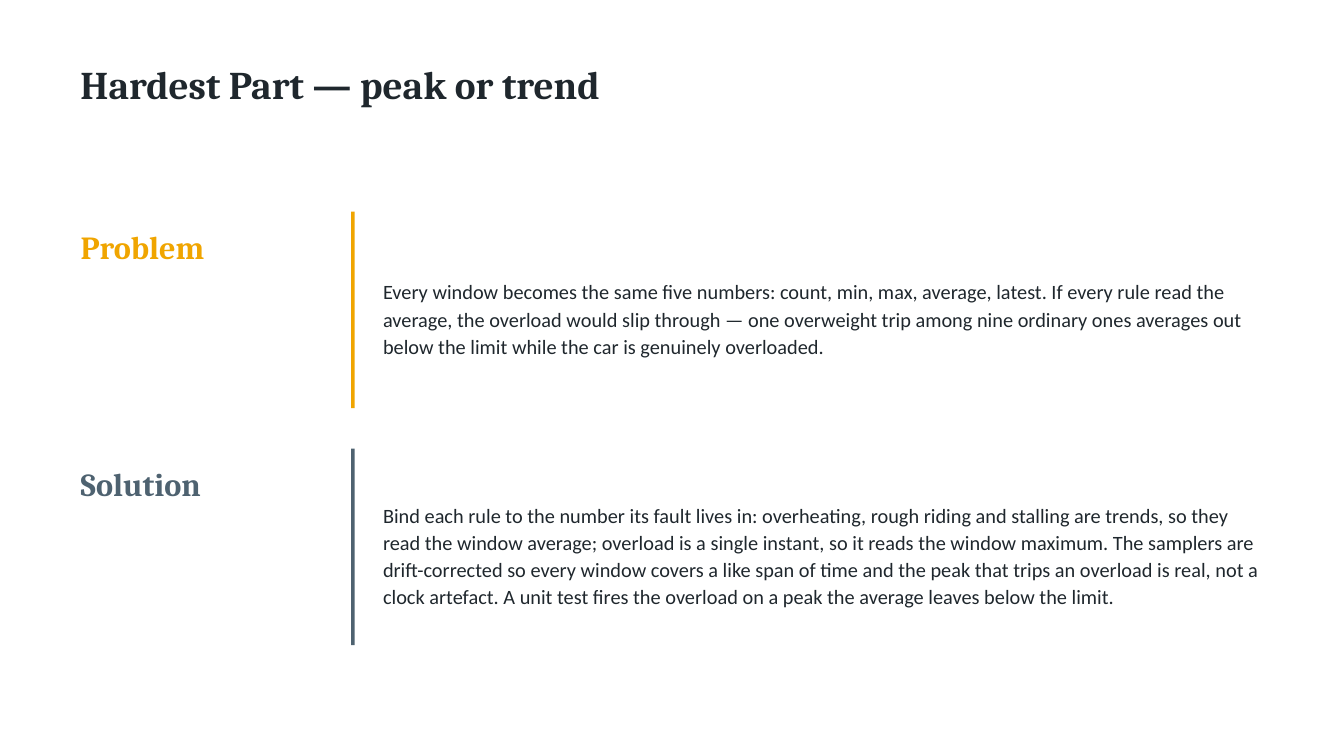
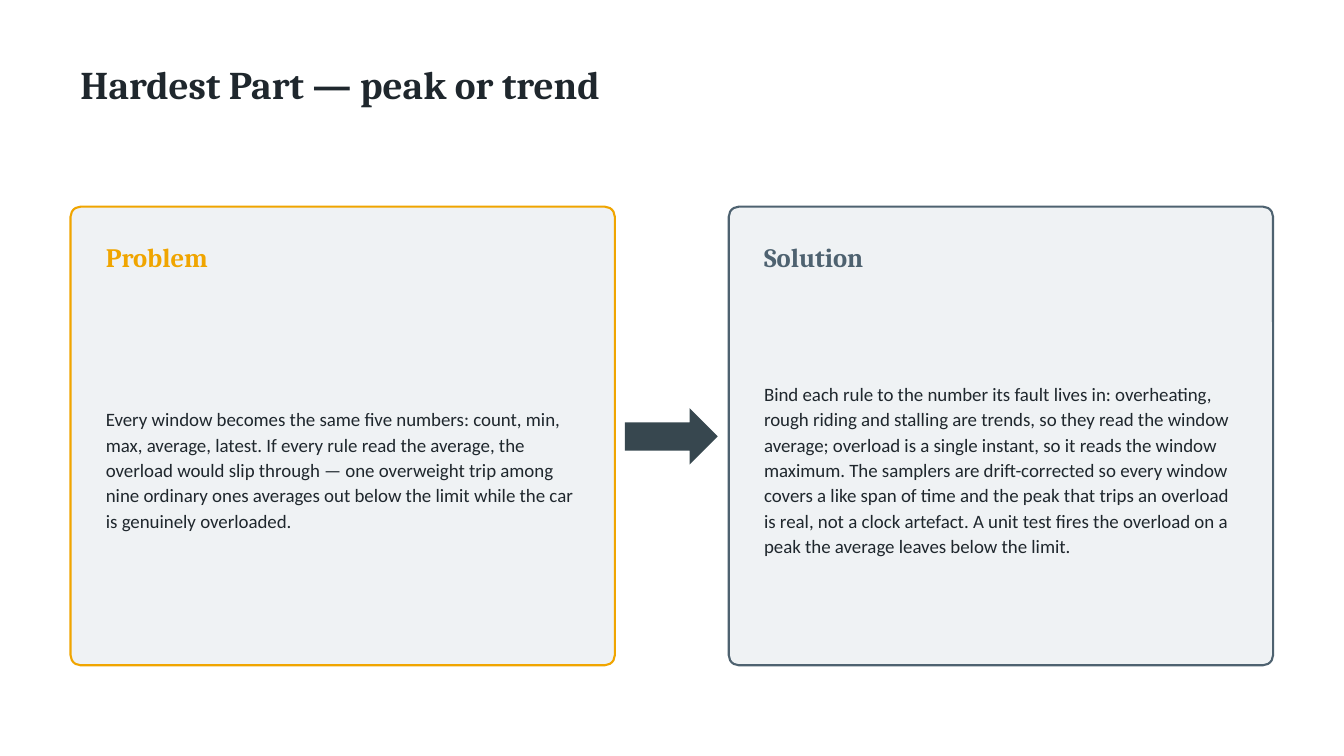
Before and after one commit to valletivarish/FEC_version_2, a slide deck: slide 4 of ppt/RasoolBashaDurbesula_X24205478_elevator-escalator-fleet-monitoring.pptx. Drawn at 1344x756 pixels with LibreOffice and Linux fonts; fonts in the diff are those of the drawing. Boxes give left, top, right and bottom in pixels: in the first picture for what was removed or moved away, otherwise in the second. Text is boxed around its words. In the diff, an @@ line names an element or a change of style, - is before the commit and + after.

```diff
--- a/ppt/RasoolBashaDurbesula_X24205478_elevator-escalator-fleet-monitoring.pptx
+++ b/ppt/RasoolBashaDurbesula_X24205478_elevator-escalator-fleet-monitoring.pptx
@@ rounded rectangle added at (x1=71, y1=207, x2=615, y2=665), fill #EFF2F4, outline #F0A500 1.5 pt @@
@@ rounded rectangle added at (x1=729, y1=207, x2=1273, y2=665), fill #EFF2F4, outline #4E6270 1.5 pt @@
@@ text "Problem" moved from (x1=81, y1=236, x2=205, y2=260) to (x1=106, y1=248, x2=208, y2=268) @@
@@ text "Problem" at (x1=106, y1=248, x2=208, y2=268): size 23 to 19 pt @@
@@ line removed from (353, 212) to (353, 408) @@
@@ text "Solution" at (x1=764, y1=248, x2=863, y2=267): size 23 to 19 pt @@
@@ text "Solution" moved from (x1=81, y1=473, x2=201, y2=496) to (x1=764, y1=248, x2=863, y2=267) @@
@@ text "Every window becomes the same ..." at (x1=106, y1=413, x2=572, y2=531): size 14.5 to 13.5 pt @@
@@ text "Every window becomes the same ..." moved from (x1=383, y1=285, x2=1241, y2=358) to (x1=106, y1=413, x2=572, y2=531) @@
@@ text "Bind each rule to the ..." moved from (x1=383, y1=509, x2=1258, y2=608) to (x1=764, y1=388, x2=1229, y2=557) @@
@@ text "Bind each rule to the ..." at (x1=764, y1=388, x2=1229, y2=557): size 14.5 to 13.5 pt @@
@@ right arrow added at (x1=625, y1=408, x2=718, y2=465), fill #37474F @@
@@ line removed from (353, 449) to (353, 645) @@
```
Also in this commit, not shown: 1 other slide changed, 25 other files.
